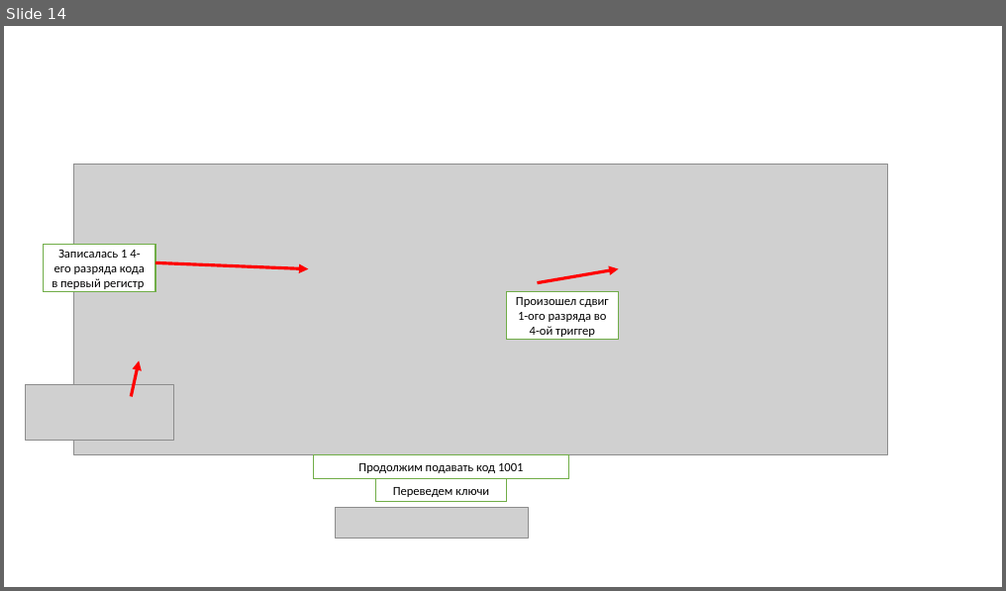
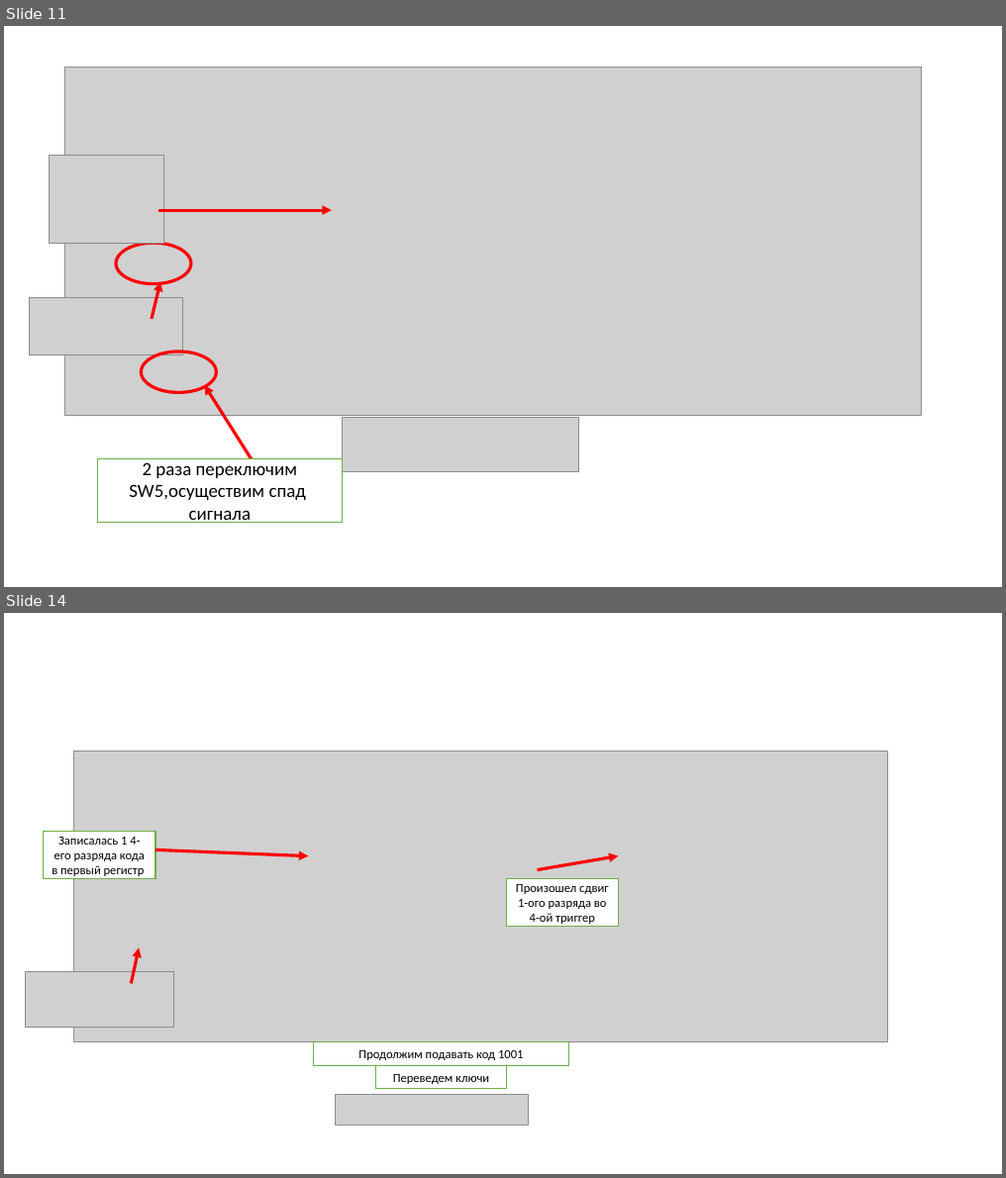
Before and after one commit to AnasEfi/silver-pestic, a slide deck: рубеж 3/презы/регистрсдвига.pptx. Shown one above the other, each under a label of ours: slide 14 before the commit, slides 11 and 14 after it; the slides between them are not shown. The pictures are 1006x591 and 1006x1178 pixels, drawn with LibreOffice and Linux fonts; fonts in the diff are those of the drawing; grey boxes stand for pictures; background and template pictures are left out. Boxes give left, top, right and bottom in pixels: in the first picture for what was removed or moved away, otherwise in the second. Text is boxed around its words. In the diff, an @@ line names an element or a change of style, - is before the commit and + after.

```diff
--- a/рубеж 3/презы/регистрсдвига.pptx
+++ b/рубеж 3/презы/регистрсдвига.pptx
@@ slide 11 added at (4, 26, 1002, 587), background #FFFFFF @@
@@ picture added at (64, 68, 922, 416) @@
@@ picture added at (49, 155, 164, 243) @@
@@ arrow added from (159, 210) to (332, 210), #FF0000 3 pt @@
@@ ellipse added at (116, 243, 190, 284), outline #FF0000 3 pt @@
@@ arrow added from (152, 319) to (160, 282), #FF0000 3 pt @@
@@ picture added at (30, 297, 183, 356) @@
@@ ellipse added at (141, 352, 216, 393), outline #FF0000 3 pt @@
@@ arrow added from (260, 474) to (205, 385), #FF0000 3 pt @@
@@ picture added at (342, 417, 578, 472) @@
@@ rectangle added at (98, 460, 342, 522), fill #FFFFFF, outline #70AD47 1 pt, 18 pt, text #000000 @@
+2 раза переключим SW5,осуществим спад сигнала
```
Also in this commit, not shown: 2 slides changed, 1 slide removed, 4 other files.
